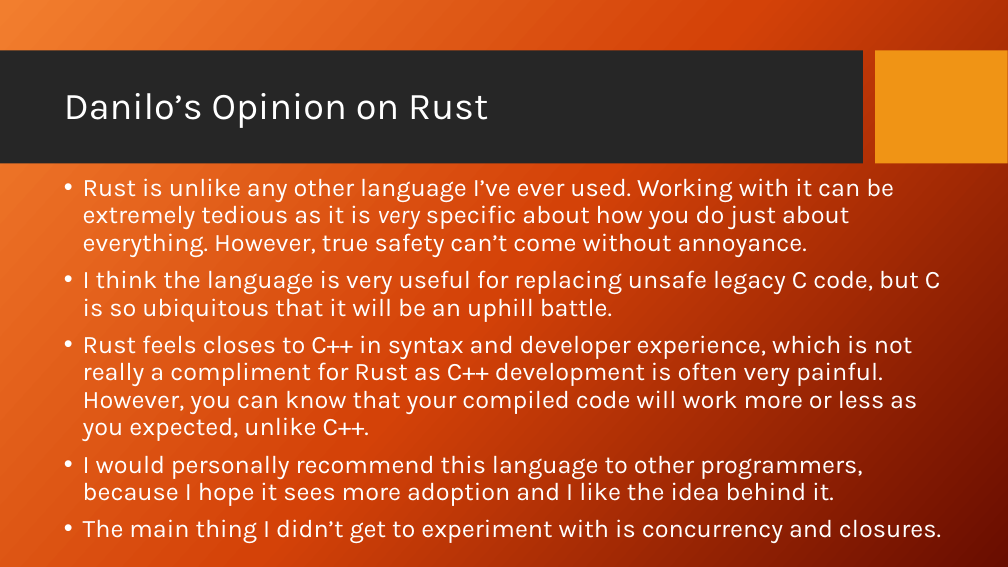
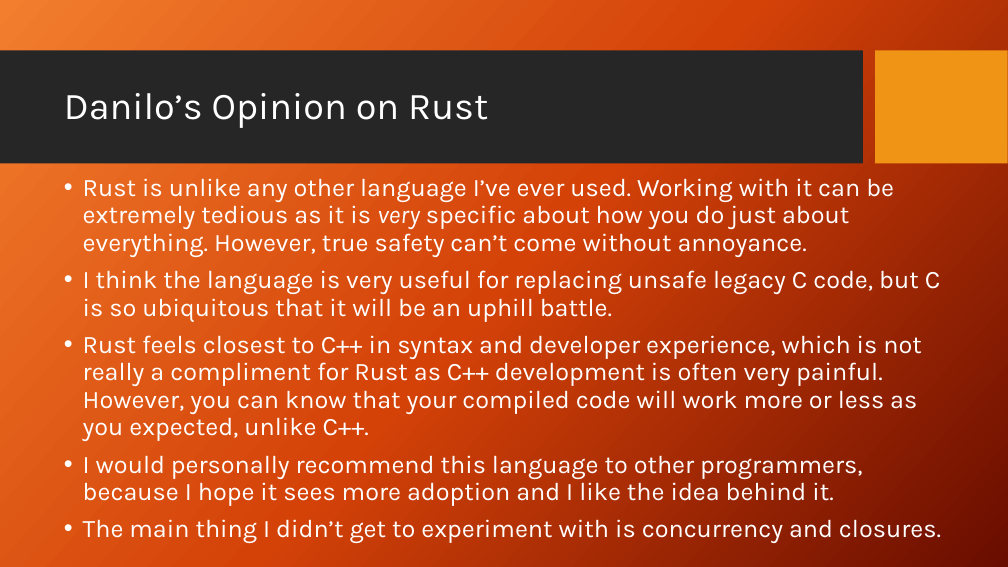
Before and after one commit to DaniloHP/csc372project1, a slide deck: slide 32 of Rust.pptx. Drawn at 1008x567 pixels with LibreOffice and Linux fonts; fonts in the diff are those of the drawing; background and template pictures are left out. Boxes give left, top, right and bottom in pixels: in the first picture for what was removed or moved away, otherwise in the second. Text is boxed around its words. In the diff, an @@ line names an element or a change of style, - is before the commit and + after.

Commit message:
rust pptx updated after second run through

```diff
--- a/Rust.pptx
+++ b/Rust.pptx
@@ text at <box>83,335,921,441</box>: text changed @@
-• Rust feels closes to C++ in syntax and developer experience, which is not really a compliment for Rust as C++ development is often very painful. However, you can know that your compiled code will work more or less as you expected, unlike C++.
+• Rust feels closest to C++ in syntax and developer experience, which is not really a compliment for Rust as C++ development is often very painful. However, you can know that your compiled code will work more or less as you expected, unlike C++.
```
Also in this commit, not shown: 2 other slides changed.
